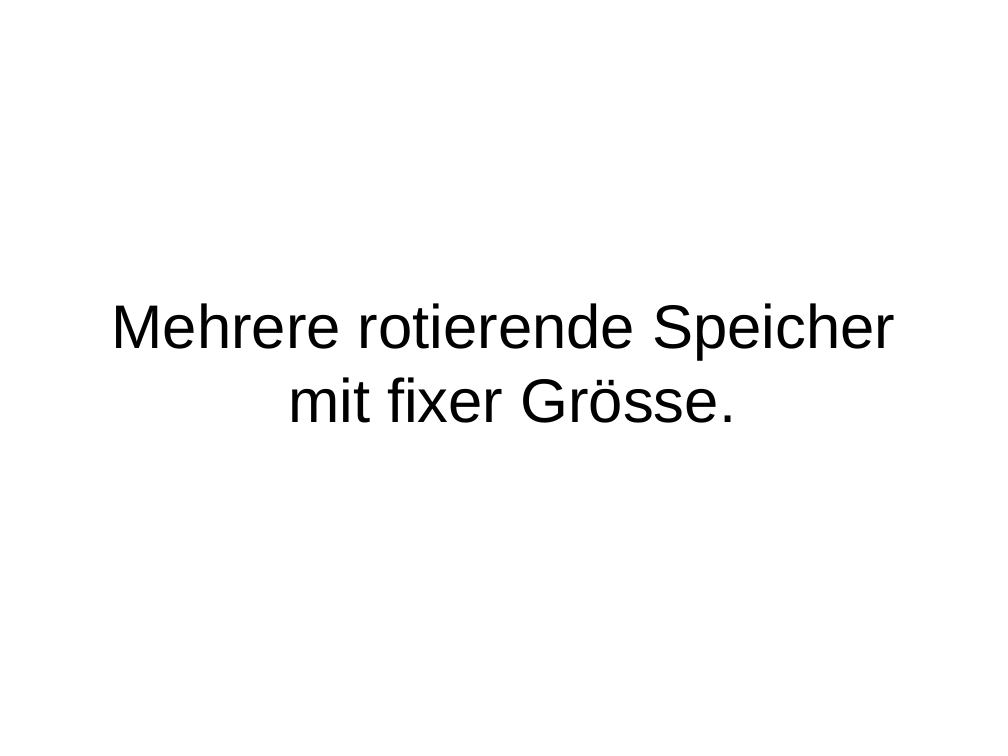
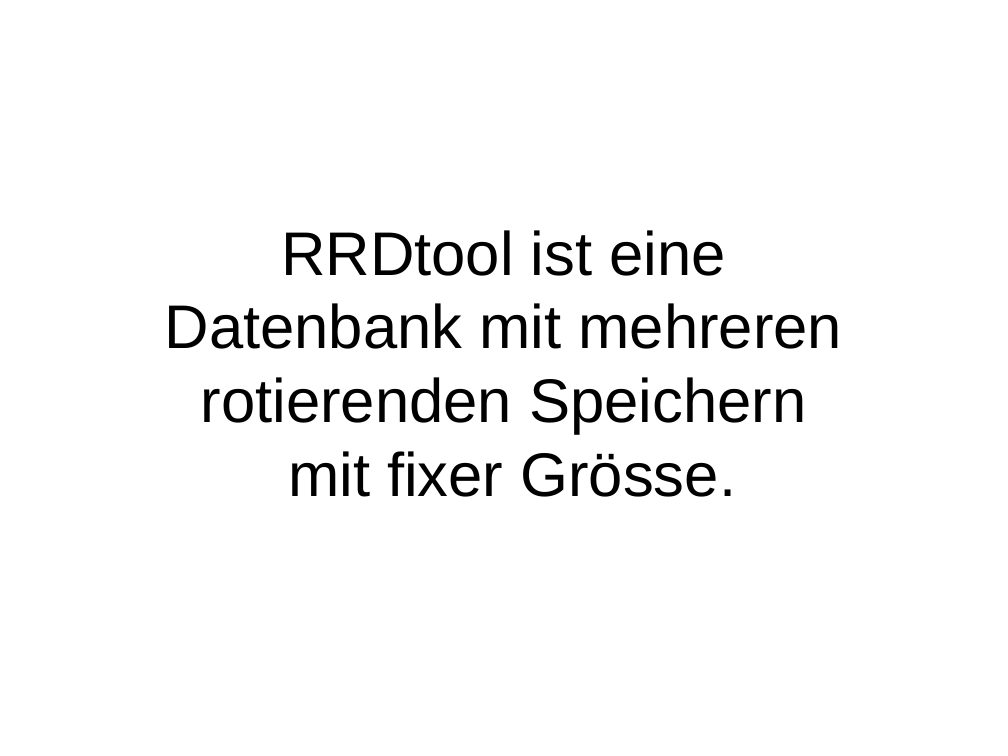
Before and after one commit to Distrotech/rrdtool, a slide deck: slide 53 of talks/rrdtoolfast/fasttalk.ppt. Drawn at 1008x756 pixels with LibreOffice and Linux fonts; fonts in the diff are those of the drawing. Boxes give left, top, right and bottom in pixels: in the first picture for what was removed or moved away, otherwise in the second. Text is boxed around its words. In the diff, an @@ line names an element or a change of style, - is before the commit and + after.

```diff
--- a/talks/rrdtoolfast/fasttalk.ppt
+++ b/talks/rrdtoolfast/fasttalk.ppt
@@ title at <box>165,230,843,497</box>: text changed @@
-Mehrere rotierende Speicher
-mit fixer Grösse.
+RRDtool ist eine
+Datenbank mit mehreren rotierenden Speichern
+mit fixer Grösse.
```
Also in this commit, not shown: 33 other slides changed, 9 slides added, 3 slides removed.
